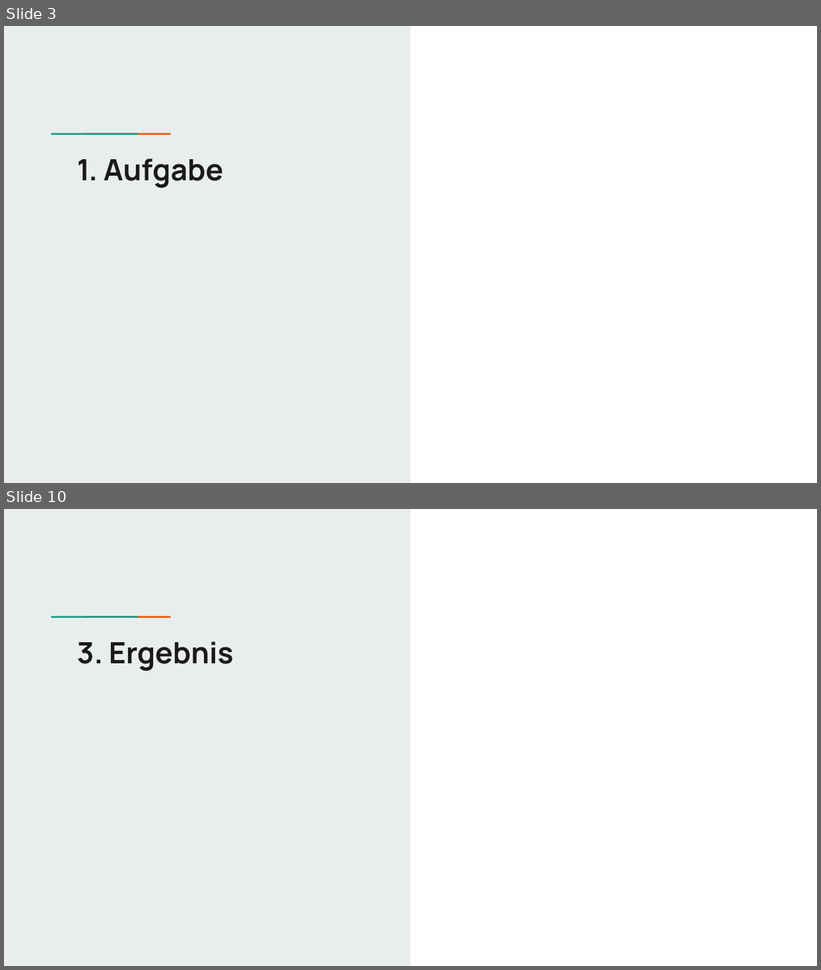
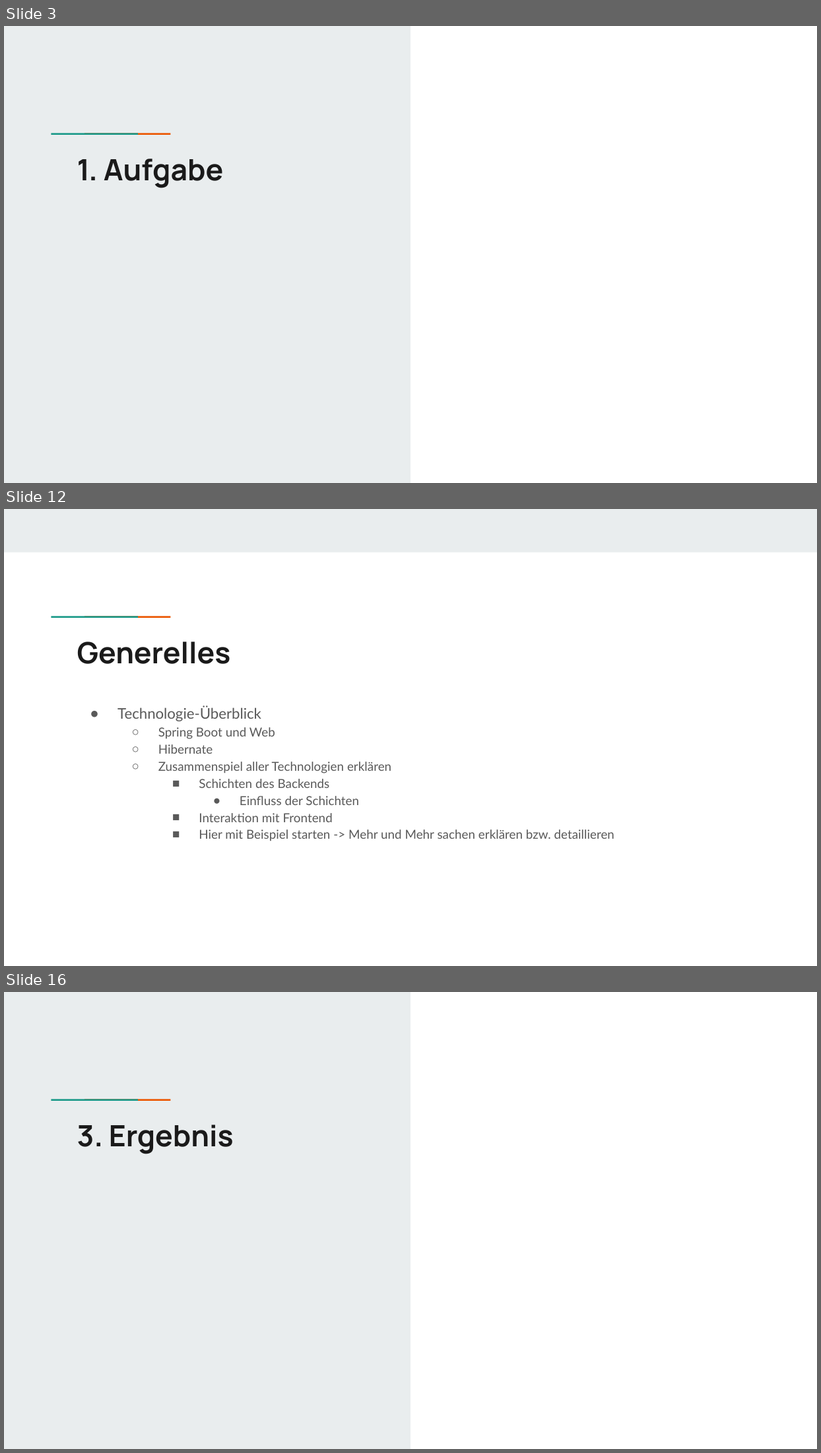
Before and after one commit to vaerl/Uni_MT_Food-Truck, a slide deck: documentation/Präsentation/Präsentation_App.pptx. Shown one above the other, each under a label of ours: slides 3 and 10 before the commit, slides 3, 12 and 16 after it; the slides between them are not shown. The pictures are 821x970 and 821x1453 pixels, drawn with LibreOffice and Linux fonts; fonts in the diff are those of the drawing. Boxes give left, top, right and bottom in pixels: in the first picture for what was removed or moved away, otherwise in the second. Text is boxed around its words. In the diff, an @@ line names an element or a change of style, - is before the commit and + after.

```diff
--- a/documentation/Präsentation/Präsentation_App.pptx
+++ b/documentation/Präsentation/Präsentation_App.pptx
@@ slide 12 added at bbox=[4, 509, 817, 966], background #FFFFFF; not listed: 2 template elements that a slide beside it also shows @@
@@ rectangle added at bbox=[4, 509, 817, 552], fill #E9EDEE @@
@@ title added at bbox=[77, 642, 231, 664], 26 pt, text #1A1A1A, bold @@
+Generelles
@@ text added at bbox=[118, 706, 614, 841], 11 pt, text #595959 @@
+● Technologie-Überblick
+  ○ Spring Boot und Web
+  ○ Hibernate
+  ○ Zusammenspiel aller Technologien erklären
+    ■ Schichten des Backends
+      ● Einfluss der Schichten
+    ■ Interaktion mit Frontend
+    ■ Hier mit Beispiel starten -> Mehr und Mehr sachen erklären bzw. detaillieren
@@ what was slide 10 is now slide 16 @@
```
Also in this commit, not shown: 1 slide changed, 11 other slides added, 7 slides removed, 24 other files.
